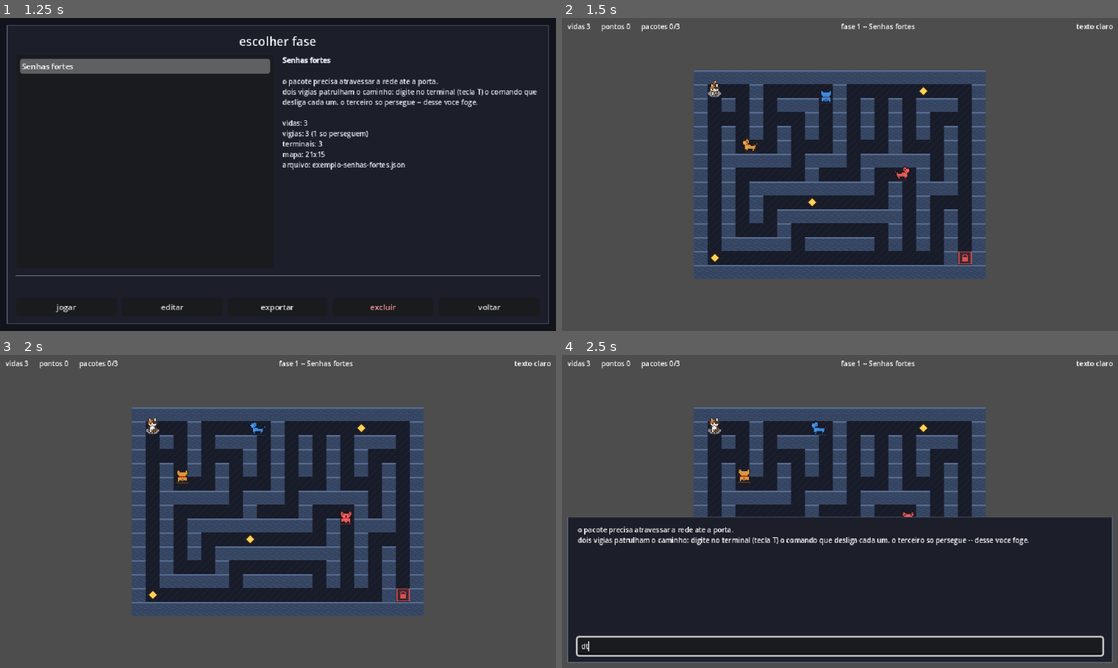
Above: before the commit, frames 1-4 (two rows, left to right).
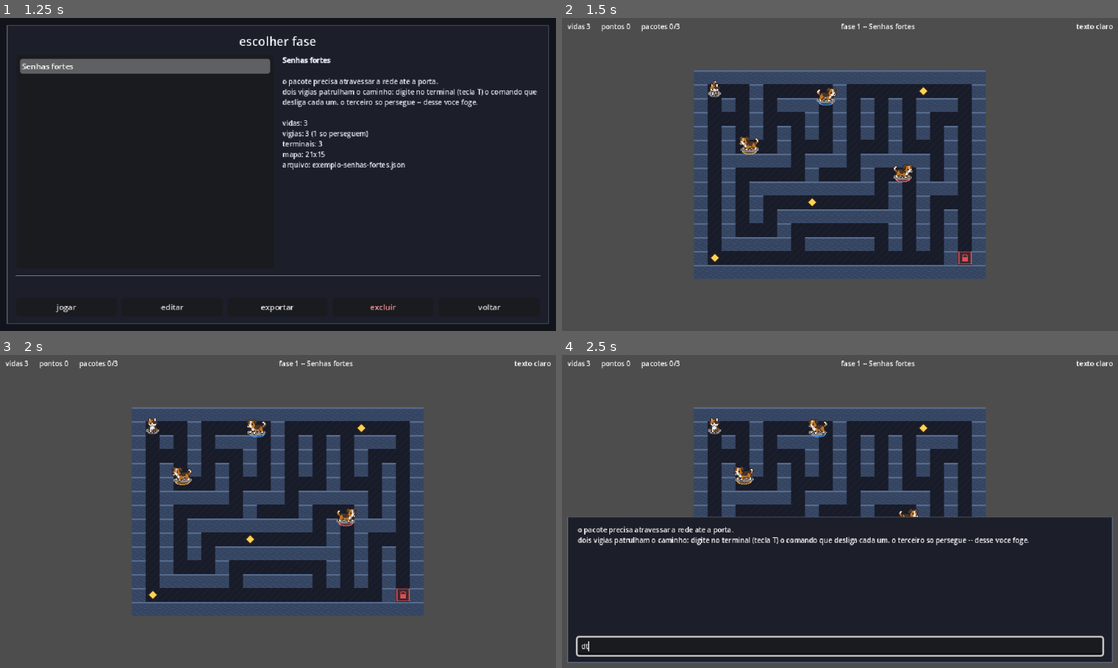
Above: after the commit, the same moments.

Repository: Morc3go/purr-bytes-cliente
Game: Godot game, scene res://cenas/ui/menu_principal.tscn
Two runs of this game, one before a commit and one after it. Both use one fixed random seed, a clock stepped at 60 frames per second and the inputs below.
Inputs:
- Up to frame 1 (1.25 s): click "escolher fase" at 0.5 s
- Up to frame 2 (1.5 s): click "jogar" at 1.25 s
- Up to frame 3 (2 s): no input
- Up to frame 4 (2.5 s): tap Enter at 2 s; hold D (mover_direita) from 2.03 s (still down); hold T (abrir_terminal) from 2.03 s (still down)

Frame 1 is identical in both runs. In frame 2, 0.4% of the frame differs, in the area x 31-64%, y 22-53%; in frame 3, 0.5%, in the area x 30-65%, y 20-55%; in frame 4, 0.4%.

Commit message:
arte: troca o cachorro pela pixel art nova com anel de cor no chao
- tools/arte/extrair_cachorro.py reduz a folha nova (escala fracionaria)
  e espelha a lateral para a direita
- cor do vigia sai do modulate e vai para MarcadorDeCor, um anel sob o
  cachorro: a arte colorida nao e mais tingida
- AnimadorDirecional ganha lateral_no_eixo_vertical para folhas sem costas

Co-Authored-By: Claude Opus 5.5 <noreply@anthropic.com>
Claude-Session: https://claude.ai/code/session_012A3HcGRZ4ZYrhbeEK5eVCX

Diff:
--- a/cenas/base/cachorro.gd
+++ b/cenas/base/cachorro.gd
@@ -55,6 +55,7 @@
 @onready var _area_de_contato: Area2D = $AreaDeContato
 @onready var _linha_de_visao: RayCast2D = $LinhaDeVisao
 @onready var _sprite: AnimadorDirecional = $Sprite
+@onready var _marcador: MarcadorDeCor = $Marcador
 
 
 func _ready() -> void:
@@ -67,13 +68,13 @@
 	algoritmo_exigido = algoritmo
 
 
-## modulate sobre a mesma folha em tons de cinza (recursos/arte/cachorro.png),
-## e nao uma folha por cor: um cachorro colorido e o mesmo desenho tingido --
-## nao um arquivo de imagem por cor para manter em sincronia.
+## A cor vai para o anel no chao (MarcadorDeCor), nao para o sprite: a arte do
+## cachorro e colorida, e tinge-la inteira misturaria o marrom do desenho com a
+## cor que identifica o vigia.
 func definir_cor(nova_cor: Color) -> void:
 	_cor = nova_cor
-	if _sprite != null:
-		_sprite.modulate = _cor
+	if _marcador != null:
+		_marcador.cor = _cor
 
 
 func cor() -> Color:
--- a/cenas/base/cachorro.tscn
+++ b/cenas/base/cachorro.tscn
@@ -1,8 +1,9 @@
-[gd_scene load_steps=6 format=3]
+[gd_scene load_steps=7 format=3]
 
 [ext_resource type="Script" path="res://cenas/base/cachorro.gd" id="1_cachorro"]
 [ext_resource type="SpriteFrames" path="res://recursos/arte/cachorro_frames.tres" id="2_sprite"]
 [ext_resource type="Script" path="res://scripts/visual/animador_direcional.gd" id="3_animador"]
+[ext_resource type="Script" path="res://scripts/visual/marcador_de_cor.gd" id="4_marcador"]
 
 [sub_resource type="RectangleShape2D" id="RectangleShape2D_cachorro"]
 size = Vector2(10, 10)
@@ -16,12 +17,17 @@
 motion_mode = 1
 script = ExtResource("1_cachorro")
 
+[node name="Marcador" type="Node2D" parent="."]
+position = Vector2(0, 5)
+script = ExtResource("4_marcador")
+
 [node name="Sprite" type="AnimatedSprite2D" parent="."]
 offset = Vector2(0, -4)
 sprite_frames = ExtResource("2_sprite")
 animation = &"parado"
 autoplay = "parado"
 script = ExtResource("3_animador")
+lateral_no_eixo_vertical = true
 
 [node name="Colisao" type="CollisionShape2D" parent="."]
 shape = SubResource("RectangleShape2D_cachorro")
--- a/scripts/visual/animador_direcional.gd
+++ b/scripts/visual/animador_direcional.gd
@@ -27,6 +27,13 @@
 ## "patinar" no chao quando o cachorro corre.
 @export_range(1.0, 300.0, 1.0) var velocidade_de_referencia: float = 60.0
 
+## Para folhas sem vista de costas (a do cachorro): andando na vertical, o
+## personagem continua na ultima lateral em vez de mostrar a frente -- de
+## frente, sentado, ele pareceria deslizar pelo corredor.
+@export var lateral_no_eixo_vertical: bool = false
+
+var _ultima_lateral: StringName = ANDAR_DIREITA
+
 
 func _ready() -> void:
 	if sprite_frames != null and sprite_frames.has_animation(PARADO):
@@ -36,6 +43,8 @@
 ## Chamado pelo dono depois do move_and_slide(), com a velocidade real.
 func atualizar(velocidade: Vector2) -> void:
 	var nome: StringName = animacao_para(velocidade)
+	if nome == ANDAR_DIREITA or nome == ANDAR_ESQUERDA:
+		_ultima_lateral = nome
 	if nome == PARADO:
 		speed_scale = 1.0
 	else:
@@ -45,10 +54,13 @@
 
 
 ## Separada de atualizar() para ser testavel sem SceneTree: e a regra inteira
-## (eixo dominante decide; empate fica no horizontal).
+## (eixo dominante decide; empate fica no horizontal). Nao muda estado -- a
+## ultima lateral so e lembrada por atualizar().
 func animacao_para(velocidade: Vector2) -> StringName:
 	if velocidade.length() < velocidade_minima:
 		return PARADO
 	if absf(velocidade.x) >= absf(velocidade.y):
 		return ANDAR_DIREITA if velocidade.x > 0.0 else ANDAR_ESQUERDA
+	if lateral_no_eixo_vertical:
+		return _ultima_lateral
 	return ANDAR_BAIXO if velocidade.y > 0.0 else ANDAR_CIMA
--- /dev/null
+++ b/scripts/visual/marcador_de_cor.gd
@@ -0,0 +1,29 @@
+class_name MarcadorDeCor
+extends Node2D
+
+## Anel colorido no chao, sob o personagem.
+##
+## Existe porque a cor do vigia e MECANICA (ADR 0010: cada cor tem o seu
+## comando de bloqueio), e o cachorro agora e um desenho colorido: tingir o
+## sprite inteiro com modulate escureceria a arte e confundiria marrom com a
+## cor do vigia. O anel carrega a cor sem mexer no desenho.
+##
+## _draw() e nao um Sprite2D: e uma elipse de duas linhas, e desenhada por
+## codigo ela aceita qualquer cor que o professor escolha no editor sem
+## arquivo de imagem nenhum.
+
+@export var cor: Color = Color.WHITE:
+	set(valor):
+		cor = valor
+		queue_redraw()
+@export_range(2.0, 16.0, 0.5) var raio: float = 8.0
+## Elipse achatada = anel "deitado" no chao da vista de cima.
+@export_range(0.2, 1.0, 0.05) var achatamento: float = 0.45
+@export_range(0.0, 1.0, 0.05) var opacidade_do_preenchimento: float = 0.35
+@export_range(0.5, 4.0, 0.5) var espessura: float = 1.5
+
+
+func _draw() -> void:
+	draw_set_transform(Vector2.ZERO, 0.0, Vector2(1.0, achatamento))
+	draw_circle(Vector2.ZERO, raio, Color(cor, opacidade_do_preenchimento))
+	draw_arc(Vector2.ZERO, raio, 0.0, TAU, 24, cor, espessura)
--- a/tests/teste_modo_humano.gd
+++ b/tests/teste_modo_humano.gd
@@ -65,8 +65,8 @@
 			"os dois cachorros do fixture exigem Cesar")
 		afirmar_igual(cachorro.cor(), LegendaCores.cor("CESAR"),
 			"a cor do cachorro vem de LegendaCores, nao de uma tabela paralela")
-		afirmar_igual(cachorro.get_node("Sprite").modulate, LegendaCores.cor("CESAR"),
-			"a cor esta pintada no sprite, e nao so guardada numa variavel")
+		afirmar_igual((cachorro.get_node("Marcador") as MarcadorDeCor).cor, LegendaCores.cor("CESAR"),
+			"a cor esta pintada no anel do chao, e nao so guardada numa variavel")
 
 	afirmar_diferente(_fase.cachorros[0].global_position, _fase.cachorros[1].global_position,
 		"cada cachorro nasce na celula que o CachorroConfig manda")
@@ -90,7 +90,7 @@
 	await get_tree().process_frame
 
 	for cachorro: Cachorro in _fase.cachorros:
-		var pintada: Color = (cachorro.get_node("Sprite") as AnimatedSprite2D).modulate
+		var pintada: Color = (cachorro.get_node("Marcador") as MarcadorDeCor).cor
 		afirmar_igual(pintada, cachorro.cor(), "o cachorro continua pintado com a cor dele")
 		afirmar_verdadeiro(pintada.a > 0.0, "e a cor e visivel, nao transparente")
 
--- a/tests/teste_sprites.gd
+++ b/tests/teste_sprites.gd
@@ -89,13 +89,30 @@
 	jogador.free()
 
 
-func teste_cachorro_continua_tingido_pela_cor() -> void:
+func teste_cor_do_cachorro_vai_para_o_anel_e_nao_tinge_a_arte() -> void:
 	var cachorro: Cachorro = (load("res://cenas/base/cachorro.tscn") as PackedScene).instantiate() as Cachorro
 	get_tree().root.add_child(cachorro)
 	var cor := Color(0.3, 0.6, 1.0)
 	cachorro.definir_cor(cor)
-	afirmar_igual((cachorro.get_node("Sprite") as CanvasItem).modulate, cor,
-		"a cor do vigia continua visivel na arte nova")
+	afirmar_igual((cachorro.get_node("Marcador") as MarcadorDeCor).cor, cor,
+		"a cor do vigia aparece no anel do chao")
+	afirmar_igual((cachorro.get_node("Sprite") as CanvasItem).modulate, Color.WHITE,
+		"a arte colorida do cachorro nao e tingida")
+	cachorro.free()
+
+
+func teste_cachorro_sem_costas_fica_na_lateral_ao_andar_na_vertical() -> void:
+	var cachorro: Cachorro = (load("res://cenas/base/cachorro.tscn") as PackedScene).instantiate() as Cachorro
+	get_tree().root.add_child(cachorro)
+	var sprite: AnimadorDirecional = cachorro.get_node("Sprite") as AnimadorDirecional
+	afirmar_verdadeiro(sprite.lateral_no_eixo_vertical, "folha do cachorro nao tem costas")
+	sprite.atualizar(Vector2(-60, 0))
+	sprite.atualizar(Vector2(0, -60))
+	afirmar_igual(sprite.animation, AnimadorDirecional.ANDAR_ESQUERDA,
+		"subindo depois de ir para a esquerda: continua de lado, virado para a esquerda")
+	sprite.atualizar(Vector2(60, 0))
+	sprite.atualizar(Vector2(0, 60))
+	afirmar_igual(sprite.animation, AnimadorDirecional.ANDAR_DIREITA, "descendo depois da direita")
 	cachorro.free()
 
 
Binary file changed: recursos/arte/cachorro.png
Not shown, added: scripts/visual/marcador_de_cor.gd.uid
Binary file added: tools/arte/cachorro_original.webp
Not shown, removed: tools/arte/desenhar_cachorro.py
Not shown, added: tools/arte/extrair_cachorro.py
